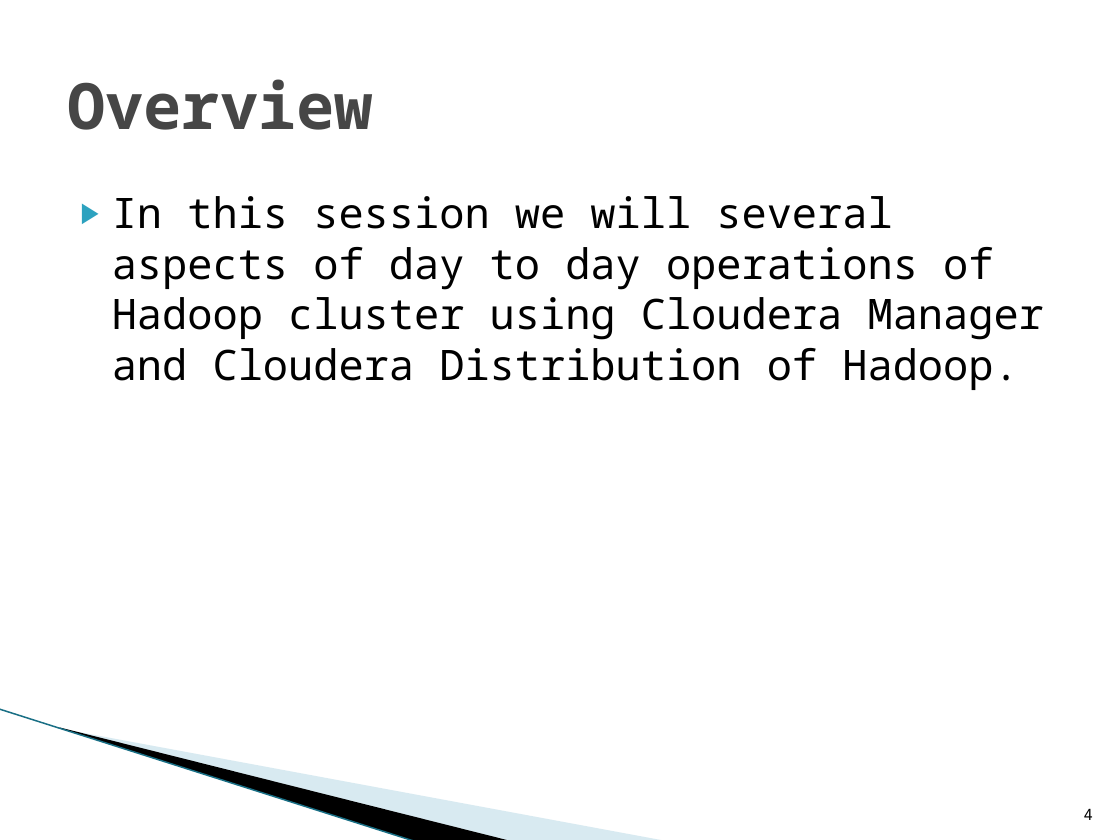
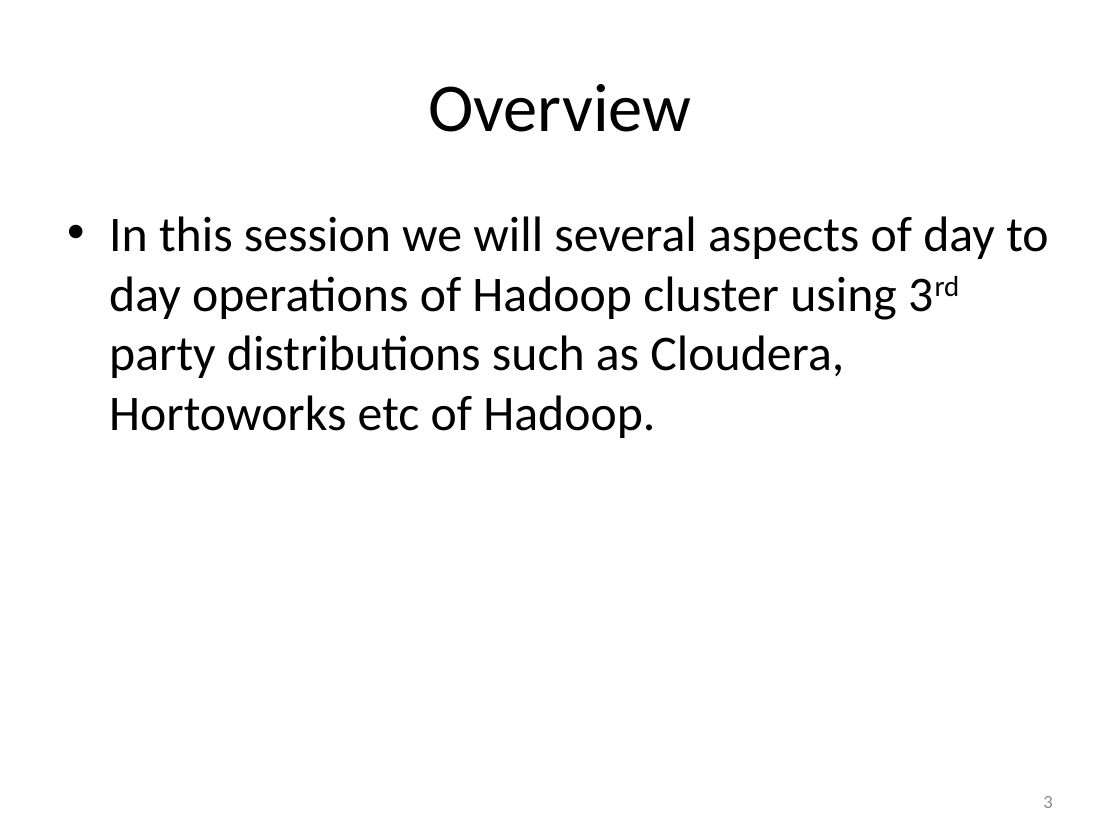
Before and after one commit to dgadiraju/code, a slide deck: slide 3 of hadoop/administration/cloudera/ppts/15DayToDayOperations.pptx (slide 4 before the commit). Drawn at 1120x840 pixels with LibreOffice and Linux fonts; fonts in the diff are those of the drawing; background and template pictures are left out. Boxes give left, top, right and bottom in pixels: in the first picture for what was removed or moved away, otherwise in the second. Text is boxed around its words. In the diff, an @@ line names an element or a change of style, - is before the commit and + after.

Commit message:
hadoop administration puts

```diff
--- a/hadoop/administration/cloudera/ppts/15DayToDayOperations.pptx
+++ b/hadoop/administration/cloudera/ppts/15DayToDayOperations.pptx
@@ title "Overview" at bbox=[428, 84, 691, 132]: size 41 to 44 pt, font Noto Sans Mono to Calibri, text colour #464646 to #000000, bold off; alignment left to centre @@
@@ text at bbox=[109, 216, 1048, 438]: text changed; size 27 to 32 pt; font Noto Sans Mono to Calibri @@
-▶ In this session we will several aspects of day to day operations of Hadoop cluster using Cloudera Manager and Cloudera Distribution of Hadoop.
+• In this session we will several aspects of day to day operations of Hadoop cluster using 3rd party distributions such as Cloudera, Hortoworks etc of Hadoop.
@@ freeform shape removed at bbox=[87, 613, 553, 790] @@
@@ freeform shape removed at bbox=[0, 709, 459, 812] @@
@@ line removed from (0, 709) to (416, 840) @@
@@ page number added at bbox=[1043, 796, 1052, 808], 12 pt, text #8C8C8C @@
+3
@@ page number removed at bbox=[1084, 808, 1093, 820] @@
-4
```
Also in this commit, not shown: 10 other slides changed, 11 slides added, 3 slides removed, 25 other files.
